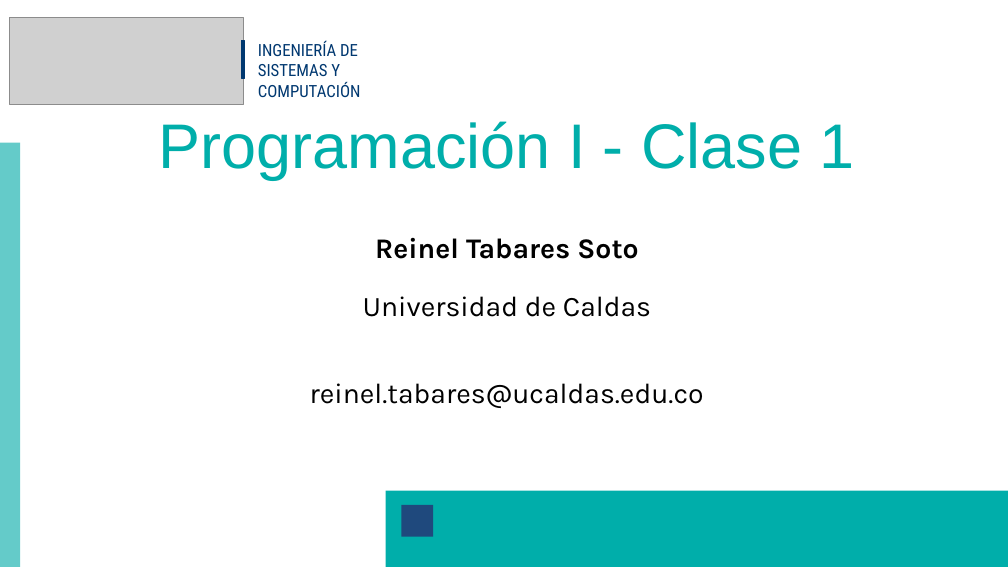
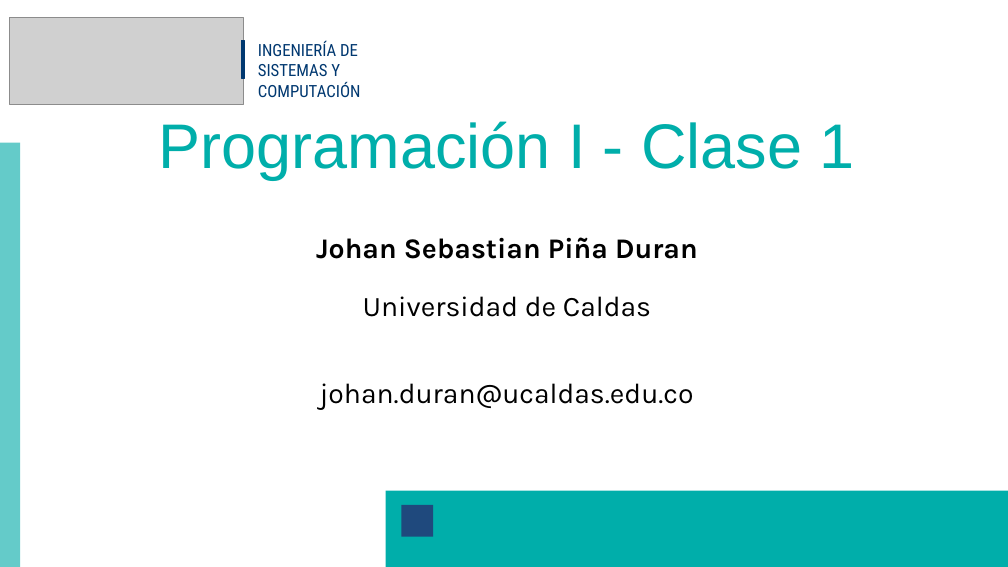
Before and after one commit to BioAITeamLearning/AlgProgI_2026_02_Ucaldas, a slide deck: slide 2 of content/resources/clase-1/clase1-diaps.pptx. Drawn at 1008x567 pixels with LibreOffice and Linux fonts; fonts in the diff are those of the drawing; grey boxes stand for pictures. Boxes give left, top, right and bottom in pixels: in the first picture for what was removed or moved away, otherwise in the second. Text is boxed around its words. In the diff, an @@ line names an element or a change of style, - is before the commit and + after.

Commit message:
fix presentation

```diff
--- a/content/resources/clase-1/clase1-diaps.pptx
+++ b/content/resources/clase-1/clase1-diaps.pptx
@@ text at box(316, 237, 698, 259): text changed @@
-Reinel Tabares Soto
+Johan Sebastian Piña Duran
@@ text at box(320, 383, 694, 410): text changed @@
-reinel.tabares@ucaldas.edu.co
+johan.duran@ucaldas.edu.co
```
Also in this commit, not shown: 4 slides removed, 2 other files.
